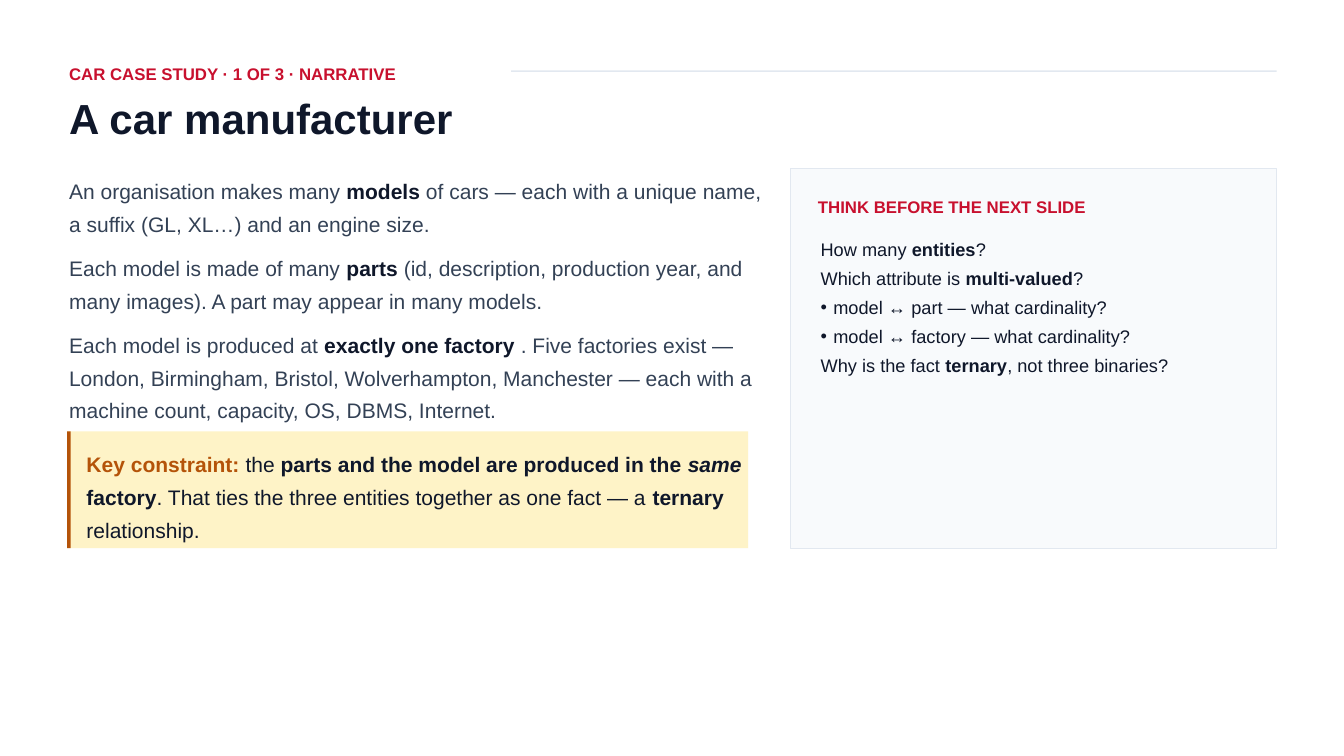
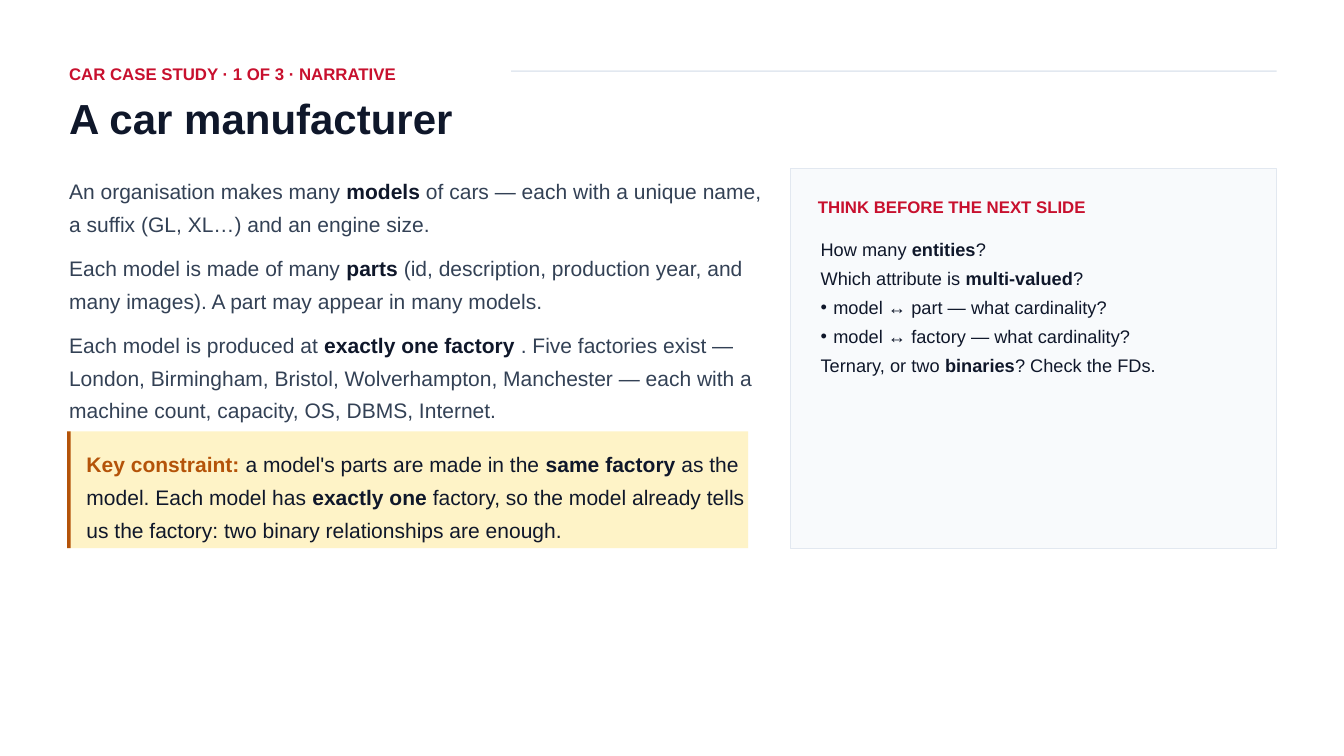
Before and after one commit to ahmedatef2007/db-slides, a slide deck: slide 19 of pptx/ITI_Database_Course_Lesson_3_Enhanced.pptx. Drawn at 1344x756 pixels with LibreOffice and Linux fonts; fonts in the diff are those of the drawing. Boxes give left, top, right and bottom in pixels: in the first picture for what was removed or moved away, otherwise in the second. Text is boxed around its words. In the diff, an @@ line names an element or a change of style, - is before the commit and + after.

```diff
--- a/pptx/ITI_Database_Course_Lesson_3_Enhanced.pptx
+++ b/pptx/ITI_Database_Course_Lesson_3_Enhanced.pptx
@@ text at [821,358,1155,376]: text changed @@
-Why is the fact ternary, not three binaries?
+Ternary, or two binaries? Check the FDs.
@@ text at [86,456,744,542]: text changed; bold off @@
-Key constraint: the parts and the model are produced in the same factory. That ties the three entities together as one fact — a ternary relationship.
+Key constraint: a model's parts are made in the same factory as the model. Each model has exactly one factory, so the model already tells us the factory: two binary relationships are enough.
```
Also in this commit, not shown: 8 other slides changed, 8 other files.
